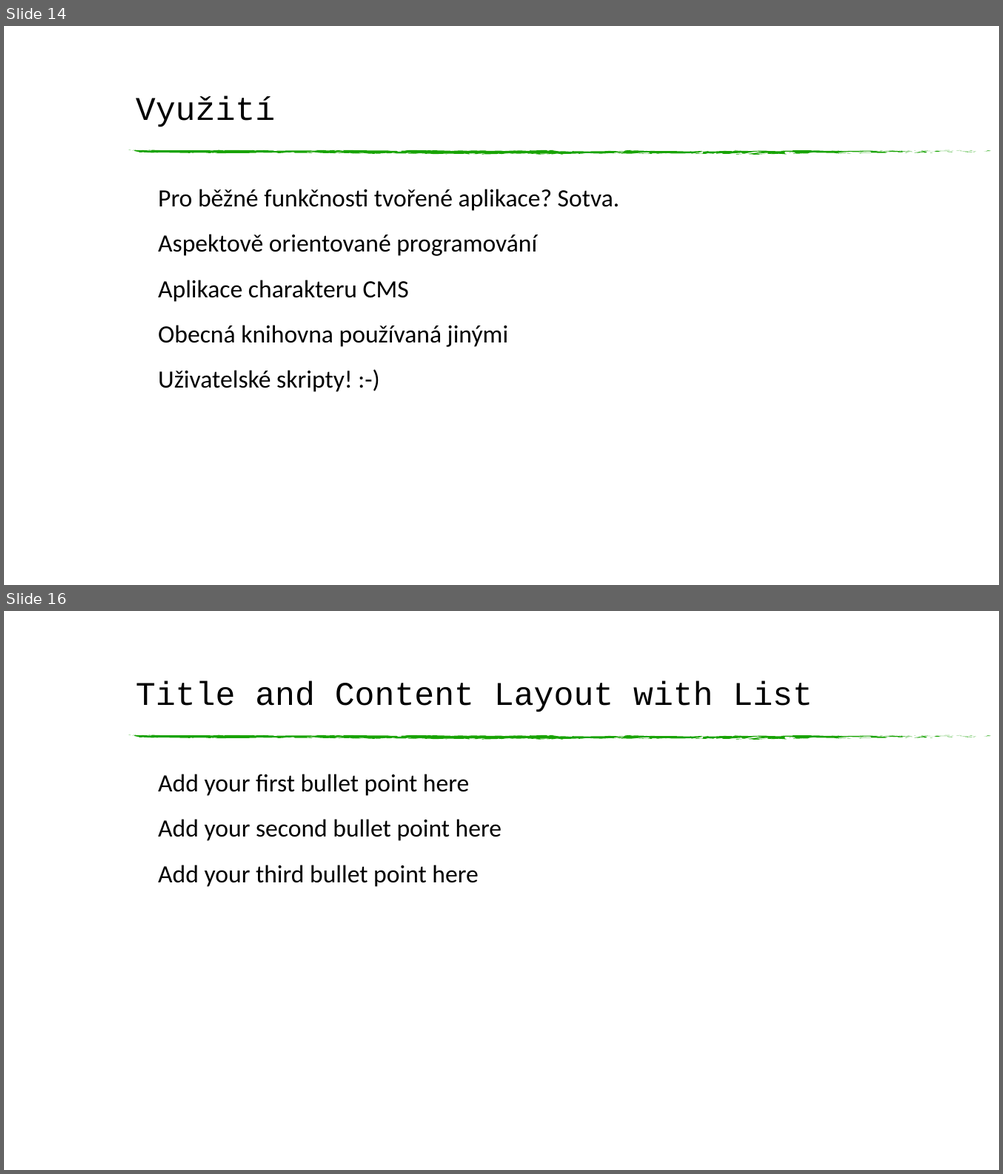
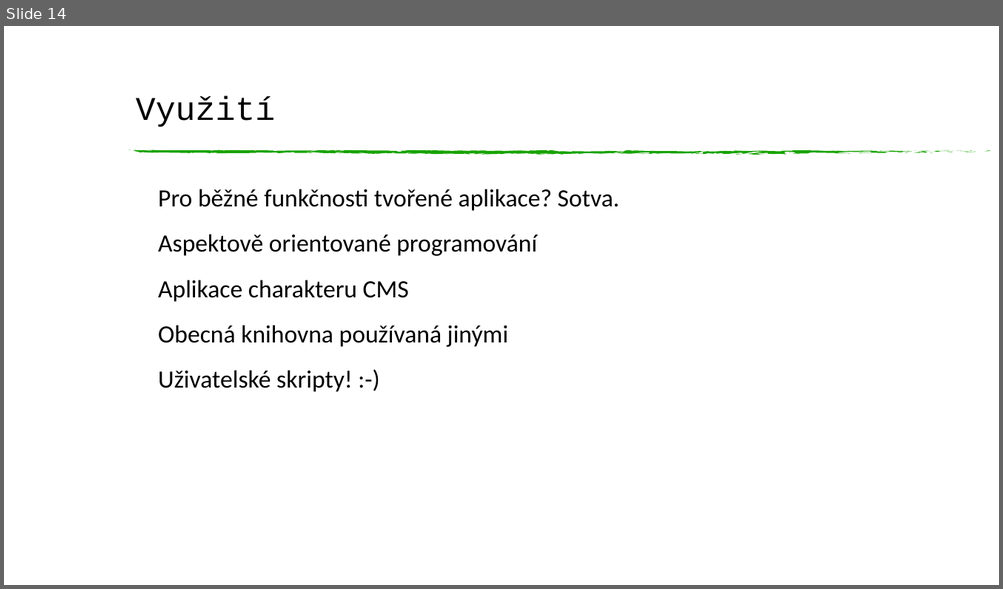
Before and after one commit to ondrakucera/frontkon-2023-mutation-observer, a slide deck: pozorovani_webovych_mutaci.odp. Shown one above the other, each under a label of ours: slides 14 and 16 before the commit, slide 14 after it; the slides between them are not shown. The pictures are 1003x1174 and 1003x589 pixels, drawn with LibreOffice and Linux fonts; fonts in the diff are those of the drawing; background and template pictures are left out. Boxes give left, top, right and bottom in pixels: in the first picture for what was removed or moved away, otherwise in the second. Text is boxed around its words. In the diff, an @@ line names an element or a change of style, - is before the commit and + after.

```diff
--- a/pozorovani_webovych_mutaci.odp
+++ b/pozorovani_webovych_mutaci.odp
@@ slide 16 removed at bbox=[4, 611, 999, 1170], background picture (left out); not listed: 74 template elements that a slide beside it also shows @@
@@ title removed at bbox=[136, 682, 813, 712] @@
-Title and Content Layout with List
@@ text removed at bbox=[158, 774, 501, 887] @@
-▪ Add your first bullet point here
-▪ Add your second bullet point here
-▪ Add your third bullet point here
```
Also in this commit, not shown: 2 slides changed, 9 other slides removed.
